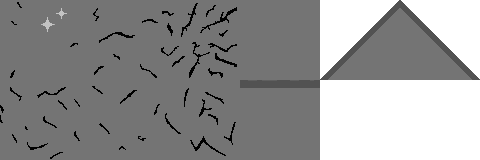
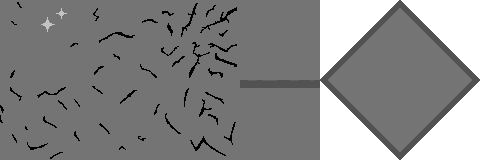
Layered file, before and after one edit (480px x 160px). Changes by layer:
painted on "newFloorTileMap.png" over [left=320, top=80, right=480, bottom=160]
